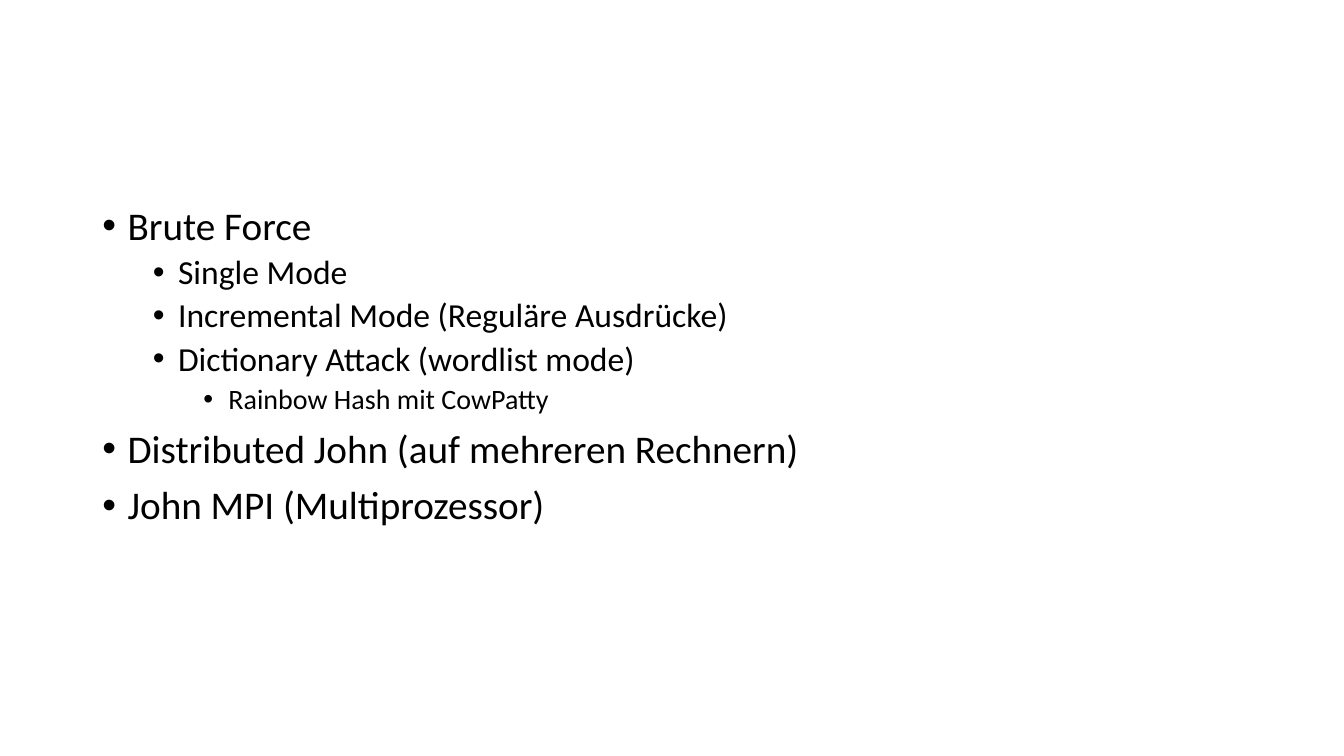
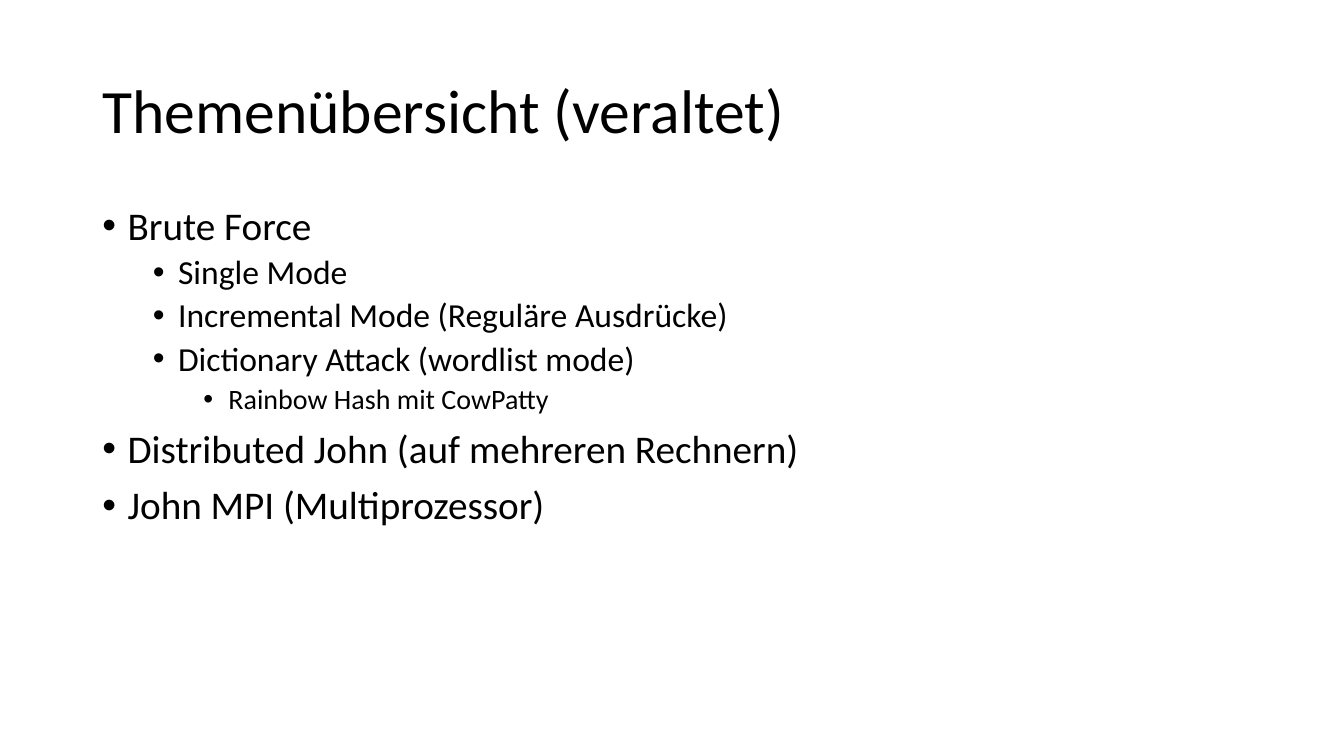
Before and after one commit to StefanSchuck/JohnTheRipperVortrag, a slide deck: slide 2 of Vortrag.pptx (slide 3 before the commit). Drawn at 1344x756 pixels with LibreOffice and Linux fonts; fonts in the diff are those of the drawing. Boxes give left, top, right and bottom in pixels: in the first picture for what was removed or moved away, otherwise in the second. Text is boxed around its words. In the diff, an @@ line names an element or a change of style, - is before the commit and + after.

Commit message:
alle Themen aufgenommen

```diff
--- a/Vortrag.pptx
+++ b/Vortrag.pptx
@@ title added at [102,88,784,142], 44 pt, text #000000 @@
+Themenübersicht (veraltet)
```
Also in this commit, not shown: 2 slides added.
